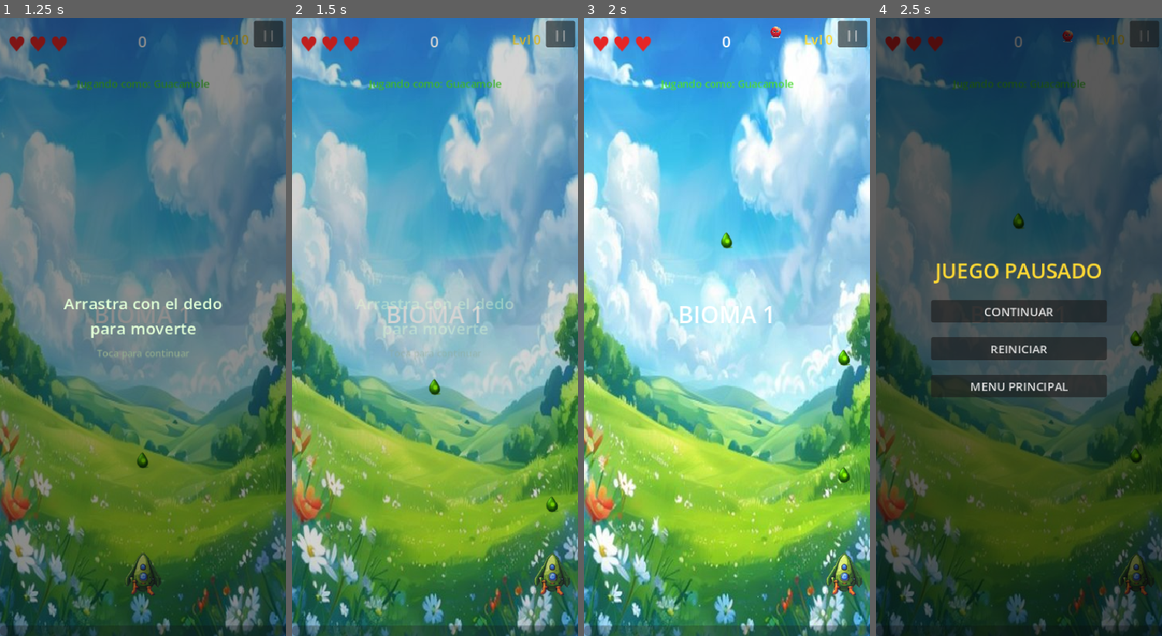
Above: before the commit, frames 1-4 (left to right).
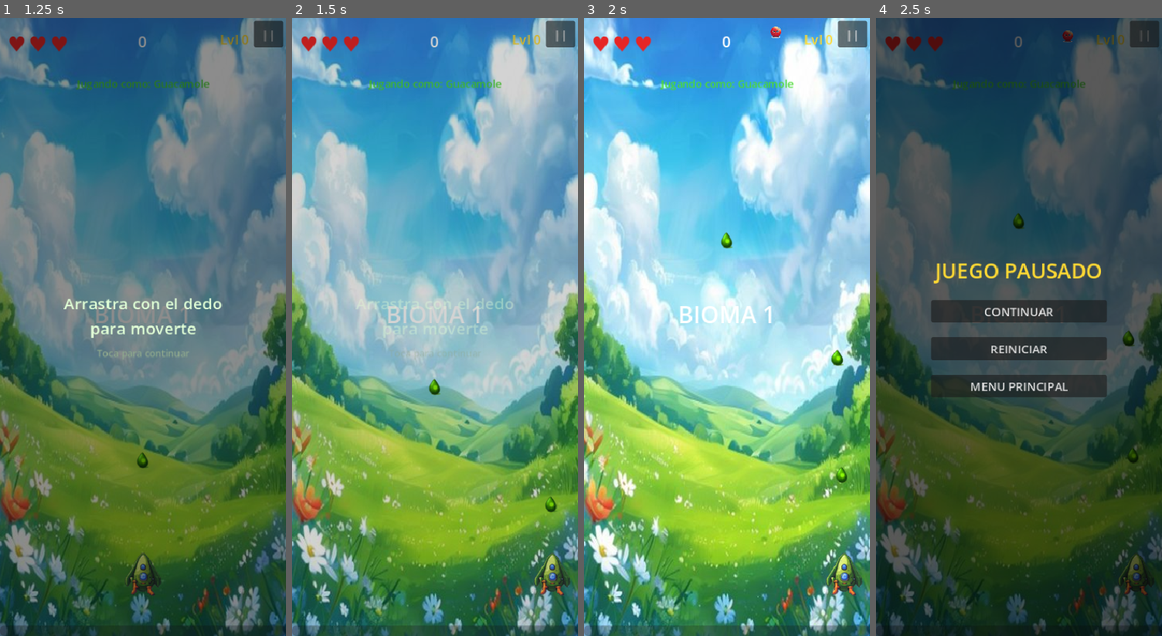
Above: after the commit, the same moments.

Repository: JoseNoIP/gb-GuacBlaster-Survivor
Game: Godot game, scene res://src/scenes/Main.tscn
The game is run twice, just before and just after one commit, with the same random seed, the same clock (stepped at 60 frames per second) and the same inputs.
Inputs (mouse positions are in pixels of both pictures, inside the frame that each line leads up to):
- Up to frame 1 (1.25 s): click (143, 209) at 0.5 s
- Up to frame 2 (1.5 s): click "||" at 1.25 s
- Up to frame 3 (2 s): no input
- Up to frame 4 (2.5 s): click "||" at 2 s

Frame 1 is identical in both runs. In frame 2, less than 0.1% of the frame differs, in the area x 88-93%, y 77-80%; in frame 3, 0.2%, in the area x 86-94%, y 53-76%; in frame 4, 0.2%.

Commit message:
feat: Add projectile convergence towards vanishing point and enhance victory screen reveal logic

Diff:
--- a/src/core/Constants.gd
+++ b/src/core/Constants.gd
@@ -141,6 +141,7 @@
 const PERSPECTIVE_FULL_SIZE_Y_RATIO: float = 0.45 # enemies reach full size by 45% from top
 const PERSPECTIVE_SCALE_MIN: float = 0.35         # enemy size at vanishing point
 const PERSPECTIVE_SCALE_MAX: float = 1.0          # enemy size at full-size threshold
+const PROJECTILE_CONVERGENCE: float = 0.12        # blend toward VP direction (0=none, 1=full)
 const GRENADE_DAMAGE: int = 30
 const LASER_DAMAGE_PER_TICK: int = 5
 const LASER_TICK_INTERVAL: float = 0.3
--- a/src/features/player/Player.gd
+++ b/src/features/player/Player.gd
@@ -209,6 +209,13 @@
 	set_process(false)
 	set_process_input(false)
 	_autofire_timer.stop()
+	var tween: Tween = create_tween()
+	tween.tween_interval(0.3)
+	tween.tween_property(self, "scale", Vector2(1.3, 0.7), 0.1)
+	tween.tween_property(self, "scale", Vector2(0.6, 1.5), 0.12)
+	(tween.parallel().tween_property(self, "position:y", -200.0, 0.7)
+			.set_ease(Tween.EASE_IN).set_trans(Tween.TRANS_CUBIC))
+	tween.tween_callback(queue_free)
 
 func _die() -> void:
 	EventBus.player_died.emit()
--- a/src/features/projectiles/ProjectileSpawner.gd
+++ b/src/features/projectiles/ProjectileSpawner.gd
@@ -70,10 +70,14 @@
 	if projectile_scene == null:
 		push_error("ProjectileSpawner: projectile_scene not assigned")
 		return
+	var vp: Vector2 = get_viewport_rect().size
+	var vp_pos: Vector2 = Vector2(vp.x * 0.5, vp.y * Constants.PERSPECTIVE_VP_Y_RATIO)
+	var to_vp: Vector2 = (vp_pos - spawn_position).normalized()
+	var converged: Vector2 = direction.lerp(to_vp, Constants.PROJECTILE_CONVERGENCE).normalized()
 	var proj: Node2D = projectile_scene.instantiate()
 	get_parent().add_child(proj)
 	proj.global_position = spawn_position
-	proj.call(&"setup", damage, direction, _pierce_count, _bouncy)
+	proj.call(&"setup", damage, converged, _pierce_count, _bouncy)
 	proj.call(&"setup_visuals", _bullet_tint, _bullet_scale)
 	AudioManager.play_sfx(&"shoot")
 
--- a/src/features/ui/VictoryScreen.gd
+++ b/src/features/ui/VictoryScreen.gd
@@ -153,6 +153,12 @@
 	_best_label.text = "Mejor: %d" % SaveManager.get_best_score()
 	_gold_label.text = "+%d oro" % _gold_this_run
 	_record_label.visible = is_new_record
+	_refresh_leaderboard(score)
+	get_tree().create_timer(1.0).timeout.connect(
+		func() -> void: _reveal(score, is_new_record)
+	)
+
+func _reveal(score: int, is_new_record: bool) -> void:
 	_panel.modulate.a = 0.0
 	_panel.show()
 	show()
@@ -165,7 +171,6 @@
 		func(v: float) -> void: _score_label.text = "Score: %d" % int(v),
 		0.0, float(score), 1.2
 	)
-	_refresh_leaderboard(score)
 	if is_new_record:
 		tween.tween_callback(_flash_record)
 
